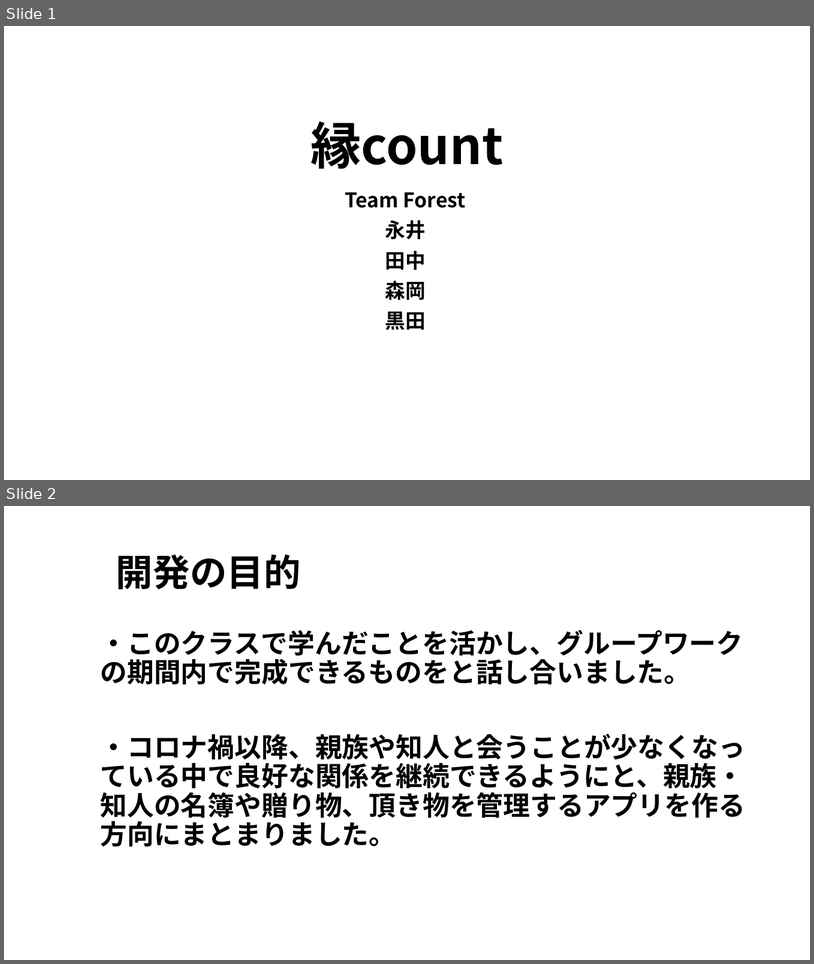
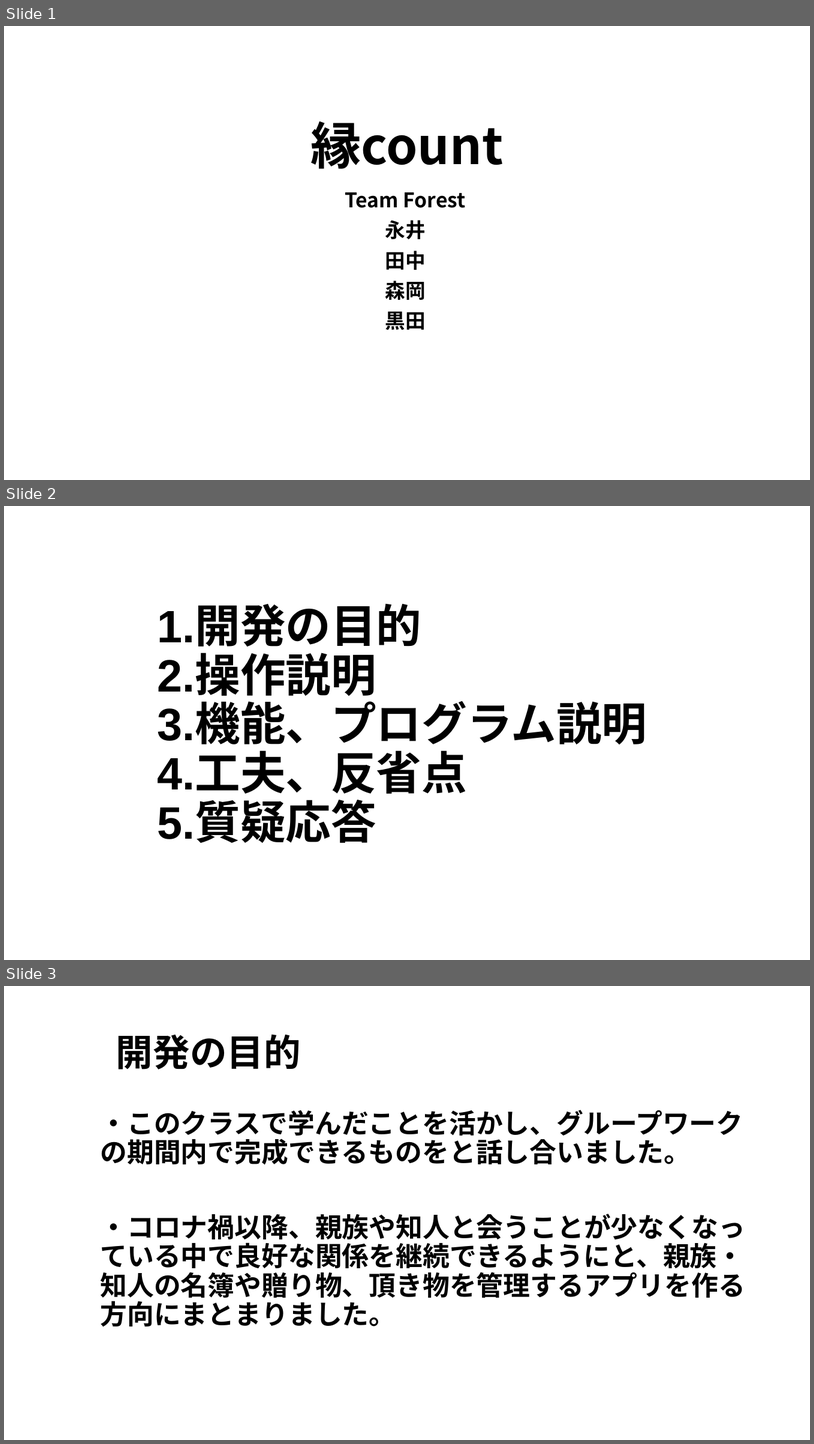
Before and after one commit to kou30/team_forest, a slide deck: document/プレゼンテーション資料/縁count.pptx. Shown one above the other, each under a label of ours: slides 1 and 2 before the commit, slides 1, 2 and 3 after it. The pictures are 814x964 and 814x1444 pixels, drawn with LibreOffice and Linux fonts; fonts in the diff are those of the drawing; background and template pictures are left out. Boxes give left, top, right and bottom in pixels: in the first picture for what was removed or moved away, otherwise in the second. Text is boxed around its words. In the diff, an @@ line names an element or a change of style, - is before the commit and + after.

```diff
--- a/document/プレゼンテーション資料/縁count.pptx
+++ b/document/プレゼンテーション資料/縁count.pptx
@@ slide 2 added at [4, 506, 810, 960], background picture (left out) @@
@@ title added at [158, 606, 648, 843], 54 pt, text #000000, bold @@
+1.開発の目的
+2.操作説明
+3.機能、プログラム説明
+4.工夫、反省点
+5.質疑応答
@@ what was slide 2 is now slide 3 @@
```
Also in this commit, not shown: 1 other slide added.
